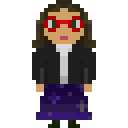
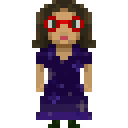
Revision of a layered 128x128 image; what changed, layer by layer:
added group "Galaxy Skirt" with 2 layers above "Galaxy shirt" over [36, 84, 92, 92]
renamed "planets" to "planets on bottom", moved it into group "Galaxy Skirt" over [40, 84, 92, 92]
moved "bottoms" into group "Galaxy Skirt" over [36, 84, 92, 92]
added group "Galaxy shirt" with 2 layers above "Blazer" over [36, 44, 92, 88]
added layer "planets on top" in group "Galaxy shirt" over [44, 52, 88, 84]
added layer "matching top" in group "Galaxy shirt" over [36, 44, 92, 84]
renamed "torso" to "Blazer", hid it over [32, 44, 96, 84]
painted on "hair down" over [44, 12, 84, 48]
showed "hair up" over [36, 0, 92, 32]
painted on "body" over [36, 8, 92, 92]
